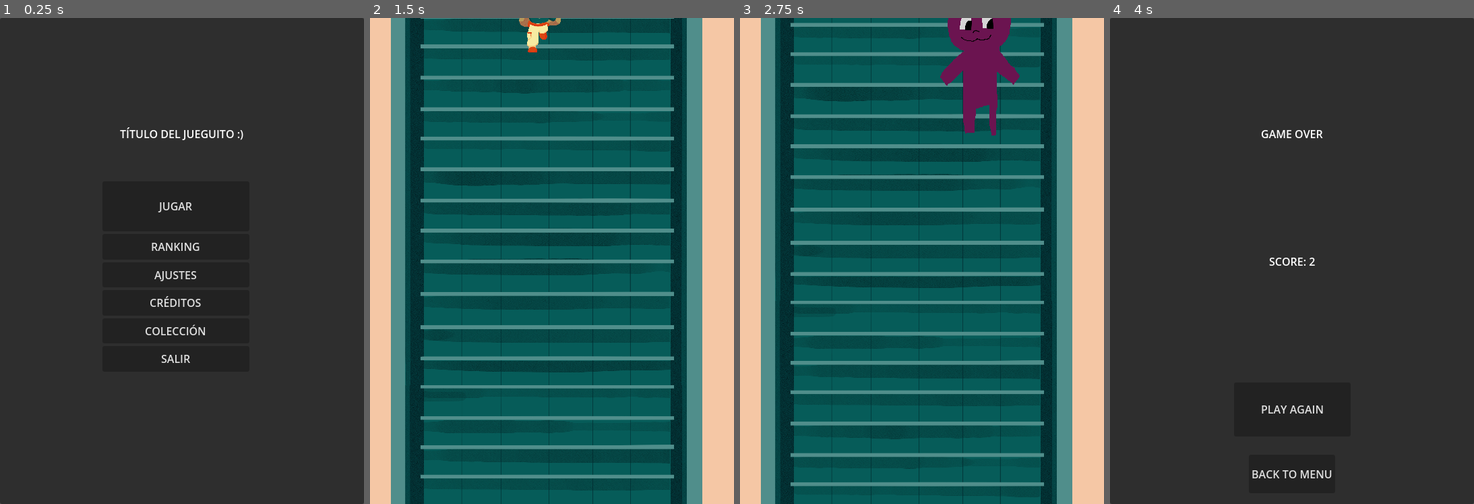
Above: before the commit, frames 1-4 (left to right).
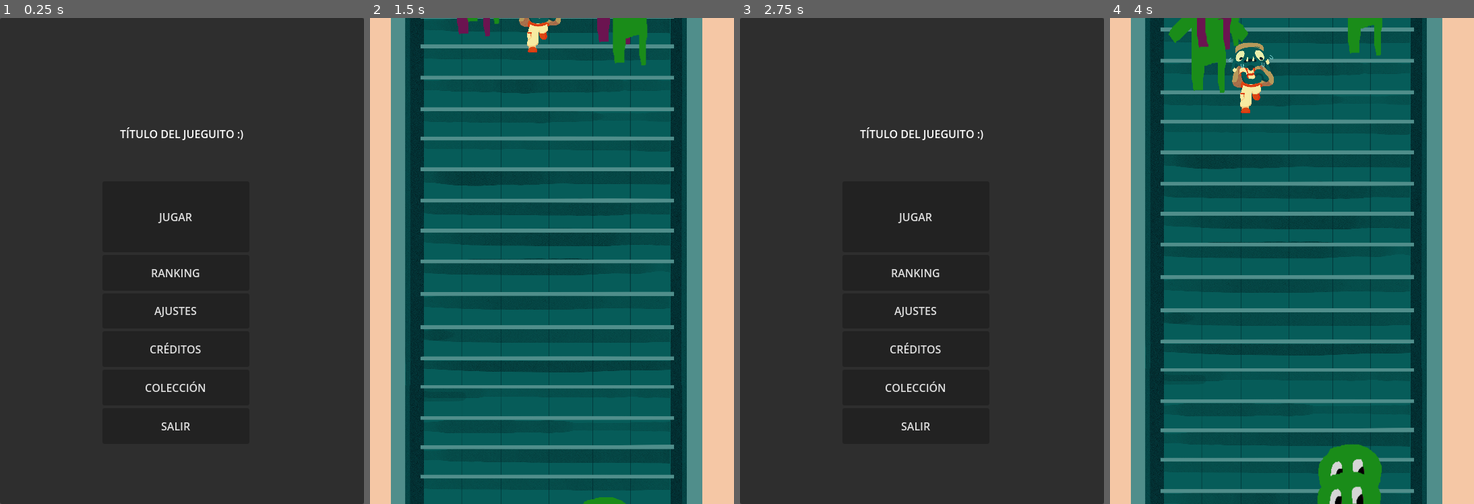
Above: after the commit, the same moments.

Repository: Beltenebr0s/LevelUpGameJam2025
Game: Godot game, scene res://scenes/menus/main_menu.tscn
The game is run twice, just before and just after one commit, with the same random seed, the same clock (stepped at 60 frames per second) and the same inputs.
Inputs (mouse positions are in pixels of both pictures, inside the frame that each line leads up to):
- Up to frame 1 (0.25 s): no input
- Up to frame 2 (1.5 s): click "JUGAR" at 0.5 s; hold D (move_right) from 1.28 s (still down); tap I (invincible, bound only after the commit) at 1.35 s
- Up to frame 3 (2.75 s): release D (move_right) at 2 s; click (922, 411) at 2 s, where only the run after the commit has a clickable "PLAY AGAIN"
- Up to frame 4 (4 s): click (1284, 217) at 2.75 s, where only the run after the commit has a clickable "JUGAR"; hold S (move_down) from 3.53 s (still down); tap I (invincible, bound only after the commit) at 3.6 s

The runs differ from the first frame. In frame 1, 1.2% of the frame differs, in the area x 40-57%, y 37-85%; in frame 2, 1.1%; in frame 3, 100%, in the area x 0-100%, y 0-100%; in frame 4, 100%.

Commit message:
Variación horizontal en el spawneo

Diff:
--- a/project.godot
+++ b/project.godot
@@ -56,3 +56,8 @@
 , Object(InputEventKey,"resource_local_to_scene":false,"resource_name":"","device":-1,"window_id":0,"alt_pressed":false …(186 unchanged characters)…
 ]
 }
+invincible={
+"deadzone": 0.2,
+"events": [Object(InputEventKey,"resource_local_to_scene":false,"resource_name":"","device":-1,"window_id":0,"alt_pressed":false,"shift_pressed":false,"ctrl_pressed":false,"meta_pressed":false,"pressed":false,"keycode":0,"physical_keycode":73,"key_label":0,"unicode":105,"location":0,"echo":false,"script":null)
+]
+}
--- a/resources/VecinoNormal.tres
+++ b/resources/VecinoNormal.tres
@@ -6,6 +6,6 @@
 [resource]
 script = ExtResource("1_gxw1w")
 textura = ExtResource("2_hrk8i")
-direccion = 0
 velocidad = 50
+variacionHorizontal = 0
 metadata/_custom_type_script = "uid://de0m2dpfd8tdn"
--- a/resources/VecinoNormalVerde.tres
+++ b/resources/VecinoNormalVerde.tres
@@ -7,4 +7,5 @@
 script = ExtResource("1_te560")
 textura = ExtResource("2_te560")
 velocidad = 100
+variacionHorizontal = 50
 metadata/_custom_type_script = "uid://de0m2dpfd8tdn"
--- a/scenes/game_scene.tscn
+++ b/scenes/game_scene.tscn
@@ -19,20 +19,21 @@
 position = Vector2(210, 1)
 
 [node name="SpawnController" parent="." instance=ExtResource("4_utbpp")]
+time = 0.1
 
 [node name="Spawn" parent="SpawnController" instance=ExtResource("3_ycayy")]
-position = Vector2(156, 47)
+position = Vector2(156, -125)
 vecinos = Array[PackedScene]([ExtResource("5_y3j0m"), ExtResource("6_b5spy")])
 
 [node name="Spawn2" parent="SpawnController" instance=ExtResource("3_ycayy")]
-position = Vector2(358, 43)
+position = Vector2(364, -125)
 gizmo_extents = 15.0
 vecinos = Array[PackedScene]([ExtResource("5_y3j0m"), ExtResource("6_b5spy")])
 
 [node name="Spawn3" parent="SpawnController" instance=ExtResource("3_ycayy")]
-position = Vector2(177, 429)
+position = Vector2(156, 845)
 vecinos = Array[PackedScene]([ExtResource("5_rurhu"), ExtResource("6_kk2rg")])
 
 [node name="Spawn4" parent="SpawnController" instance=ExtResource("3_ycayy")]
-position = Vector2(375, 427)
+position = Vector2(364, 845)
 vecinos = Array[PackedScene]([ExtResource("5_rurhu"), ExtResource("6_kk2rg")])
--- a/scenes/menus/main_menu.tscn
+++ b/scenes/menus/main_menu.tscn
@@ -1,6 +1,7 @@
-[gd_scene load_steps=3 format=3 uid="uid://dq7n45cxgiq3t"]
+[gd_scene load_steps=4 format=3 uid="uid://dq7n45cxgiq3t"]
 
 [ext_resource type="Script" uid="uid://dk6qgiud5ogi5" path="res://addons/navigationbutton/nav_btn.gd" id="1_l6cm7"]
+[ext_resource type="Theme" path="res://ui/menu_theme.tres" id="2_2o76q"]
 [ext_resource type="Script" uid="uid://d5cmtqt47mye" path="res://addons/transitionmanager/trans_mgr.gd" id="2_ekxnf"]
 
 [node name="MainMenu" type="Control"]
@@ -22,6 +23,7 @@
 anchor_bottom = 1.0
 grow_horizontal = 2
 grow_vertical = 2
+theme = ExtResource("2_2o76q")
 
 [node name="Title" type="Label" parent="."]
 layout_mode = 1
@@ -33,6 +35,7 @@
 offset_right = 261.0
 offset_bottom = 244.0
 grow_horizontal = 2
+theme = ExtResource("2_2o76q")
 text = "TÍTULO DEL JUEGUITO :)"
 horizontal_alignment = 1
 vertical_alignment = 1
@@ -42,13 +45,15 @@
 offset_left = 152.0
 offset_top = 242.0
 offset_right = 370.0
-offset_bottom = 524.0
+offset_bottom = 631.0
+theme = ExtResource("2_2o76q")
 alignment = 1
 
 [node name="Play" type="Button" parent="Botones"]
 layout_mode = 2
 size_flags_vertical = 3
 size_flags_stretch_ratio = 2.0
+theme = ExtResource("2_2o76q")
 text = "JUGAR"
 script = ExtResource("1_l6cm7")
 next_scene_path = "res://scenes/game_scene.tscn"
@@ -57,6 +62,7 @@
 [node name="Ranking" type="Button" parent="Botones"]
 layout_mode = 2
 size_flags_vertical = 3
+theme = ExtResource("2_2o76q")
 text = "RANKING"
 script = ExtResource("1_l6cm7")
 next_scene_path = "res://scenes/menus/ranking_menu.tscn"
@@ -65,6 +71,7 @@
 [node name="Settings" type="Button" parent="Botones"]
 layout_mode = 2
 size_flags_vertical = 3
+theme = ExtResource("2_2o76q")
 text = "AJUSTES"
 script = ExtResource("1_l6cm7")
 next_scene_path = "res://scenes/menus/settings_menu.tscn"
@@ -73,6 +80,7 @@
 [node name="Creditos" type="Button" parent="Botones"]
 layout_mode = 2
 size_flags_vertical = 3
+theme = ExtResource("2_2o76q")
 text = "CRÉDITOS"
 script = ExtResource("1_l6cm7")
 next_scene_path = "res://scenes/menus/credits_menu.tscn"
@@ -81,6 +89,7 @@
 [node name="Coleccion" type="Button" parent="Botones"]
 layout_mode = 2
 size_flags_vertical = 3
+theme = ExtResource("2_2o76q")
 text = "COLECCIÓN"
 script = ExtResource("1_l6cm7")
 next_scene_path = "res://scenes/menus/collection_menu.tscn"
@@ -89,6 +98,7 @@
 [node name="Salir" type="Button" parent="Botones"]
 layout_mode = 2
 size_flags_vertical = 3
+theme = ExtResource("2_2o76q")
 text = "SALIR"
 script = ExtResource("1_l6cm7")
 next_scene_path = "exitgame"
--- a/scenes/spawn.tscn
+++ b/scenes/spawn.tscn
@@ -5,4 +5,3 @@
 [node name="Spawn" type="Marker2D"]
 script = ExtResource("1_48w1d")
 activated = true
-desp_horizontal = 1
--- a/scripts/jugador.gd
+++ b/scripts/jugador.gd
@@ -15,6 +15,10 @@
 	if Input.is_action_pressed("move_up"):
 		direction.y -= 1
 
+	if Input.is_action_just_pressed("invincible"):
+		print("invencible")
+		$CollisionShape2D.disabled = true
+
 	direction = direction.normalized()
 	velocity = direction * speed
 	move_and_slide()
--- a/scripts/obstaculos/ObstacleResource.gd
+++ b/scripts/obstaculos/ObstacleResource.gd
@@ -3,3 +3,4 @@
 
 @export var textura: Texture
 @export var velocidad : int
+@export var variacionHorizontal : int
--- a/scripts/obstaculos/obstaculo.gd
+++ b/scripts/obstaculos/obstaculo.gd
@@ -2,10 +2,12 @@
 extends Area2D
 
 @export var obstacleResource : ObstacleResource
+@export var variacionHorizontal : int = 50
 signal collided_with_player
 
 func _ready():
 	$Sprite.texture = obstacleResource.textura
+	position += Vector2.RIGHT * obstacleResource.variacionHorizontal * randfn(0, 0.3)
 
 func _process(delta):
 	move(delta)
